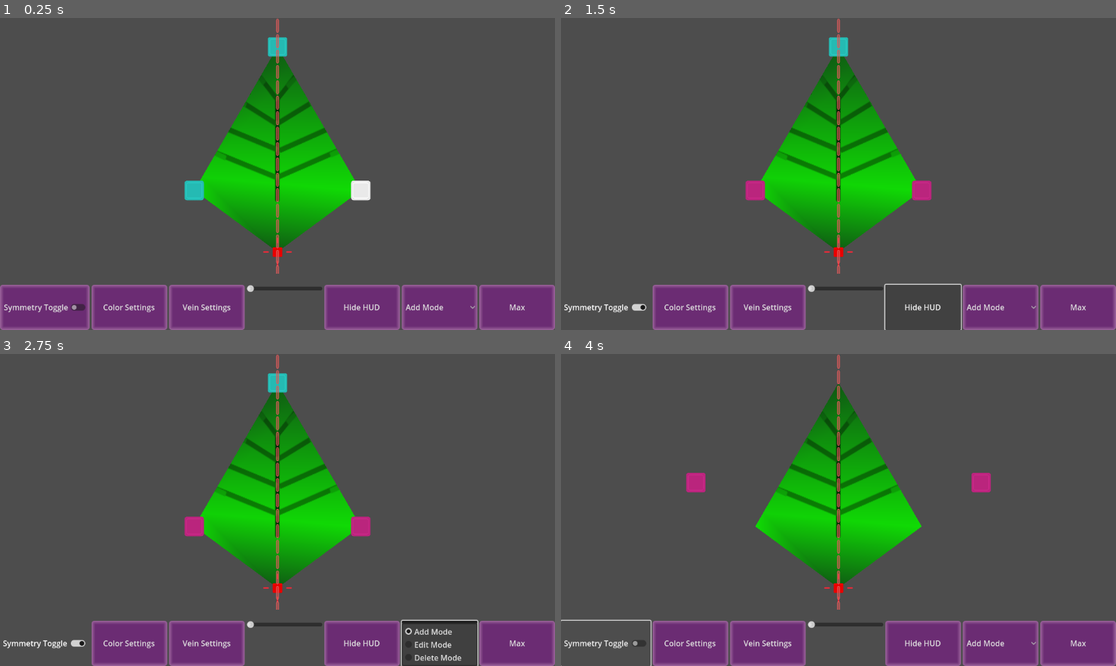
Above: before the commit, frames 1-4 (two rows, left to right).
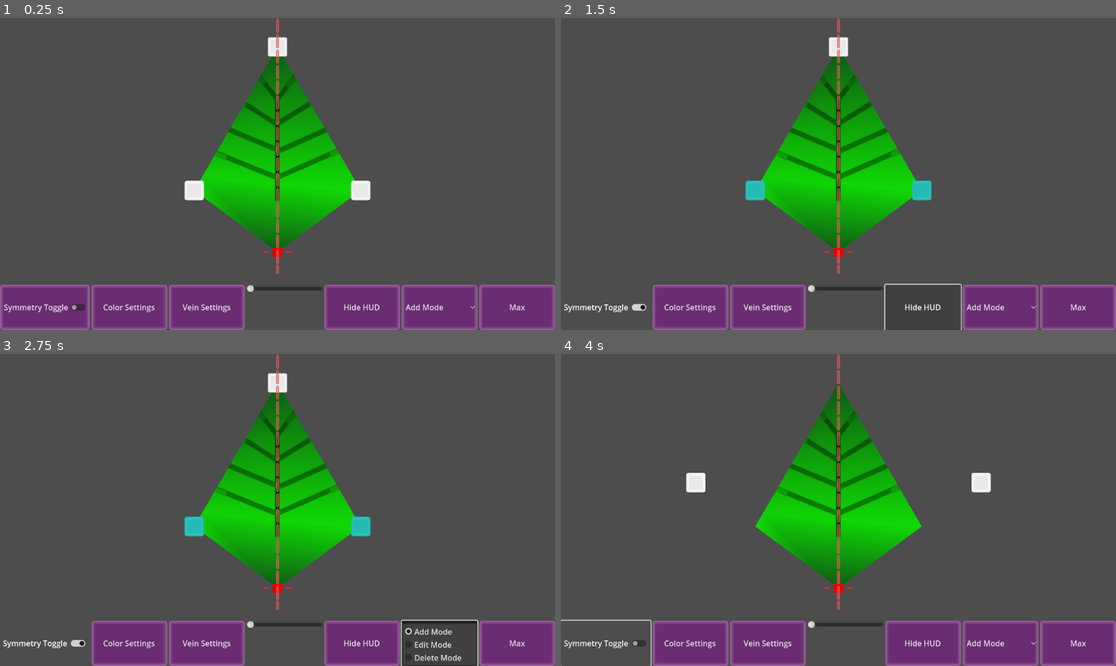
Above: after the commit, the same moments.

Repository: LettucePie/persephone
Game: Godot game, scene res://design/leafmaker.tscn
Two runs of this game, one before a commit and one after it. Both use one fixed random seed, a clock stepped at 60 frames per second and the inputs below.
Inputs:
- Up to frame 1 (0.25 s): no input
- Up to frame 2 (1.5 s): click "Symmetry Toggle" at 0.5 s; click "Hide HUD" at 1.25 s
- Up to frame 3 (2.75 s): click "Add Mode" at 2 s
- Up to frame 4 (4 s): click "Max" at 2.75 s; click "Symmetry Toggle" at 3.5 s

The runs differ from the first frame. In frame 1, 0.5% of the frame differs, in the area x 33-52%, y 6-59%; in frame 2, 0.7%, in the area x 33-67%, y 6-59%; in frame 3, 0.7%; in frame 4, 0.4%.

Commit message:
Added in symmetry pair creation

Diff:
--- a/design/leafmaker_canvas.gd
+++ b/design/leafmaker_canvas.gd
@@ -10,6 +10,7 @@
 var ui_control : Control
 enum Mode {ADD_MODE, EDIT_MODE, DELETE_MODE}
 var current_mode = Mode.ADD_MODE
+var symmetry_mode : bool = false
 var screen_size : Vector2
 var screen_pressed : bool = false
 var selected_point : Area2D
@@ -36,6 +37,8 @@
 
 	func break_pair():
 		symmetry = false
+		visual_node.set_color(Color.WHITE)
+		symmetry_pair.visual_node.set_color(Color.WHITE)
 		if symmetry_pair != null:
 			symmetry_pair.symmetry = false
 			symmetry_pair.symmetry_pair = null
@@ -62,7 +65,7 @@
 	print("Building Start of the Leaf")
 	leaf_curve = Curve2D.new()
 	leaf_curve.set_bake_interval(5)
-	add_point(leaf_origin.position, -1)
+	add_point(leaf_origin.position, -1, false)
 	print("Building Rest of the Leaf")
 	starting_leaf()
 
@@ -186,10 +189,10 @@
 	left_point.x = left_point.x * 0.7
 	var right_point = center_point
 	right_point.x = get_window().get_size().x - left_point.x
-	add_point(left_point, -1)
-	add_point(top_point, -1)
-	add_point(right_point, -1)
-	add_point(leaf_origin.position, -1)
+	add_point(left_point, -1, false)
+	add_point(top_point, -1, false)
+	add_point(right_point, -1, false)
+	add_point(leaf_origin.position, -1, false)
 
 
 func _on_table_gui_input(event):
@@ -201,9 +204,9 @@
 				print("Left Click")
 				if current_mode == Mode.ADD_MODE:
 					if leaf_curve.get_point_count() > 3:
-						detect_intersection(event.position)
+						detect_intersection(event.position, false)
 					else:
-						add_point(event.position, -1)
+						add_point(event.position, -1, false)
 				elif current_mode == Mode.EDIT_MODE:
 					pass
 				elif current_mode == Mode.DELETE_MODE:
@@ -214,7 +217,7 @@
 				print("Middle Click")
 
 
-func detect_intersection(pos : Vector2):
+func detect_intersection(pos : Vector2, sym_pair : bool):
 	print("Looking for Intersection near point ", pos)
 	var baked_points = leaf_curve.get_baked_points()
 	print("Baked Points Size: ", baked_points.size())
@@ -258,10 +261,10 @@
 		print("Intersection found at index, ", baked_intersect_index, " among baked points")
 		var intersect_index = baked_indeces.find(baked_intersect_index)
 		print("Intersect index rests between point, ", intersect_index - 1, " and ", intersect_index + 1)
-		add_point(pos, intersect_index)
-
-
-func add_point(pos : Vector2, idx : int):
+		add_point(pos, intersect_index, sym_pair)
+
+
+func add_point(pos : Vector2, idx : int, sym_pair : bool):
 	print("Add Point Called with Pos ", pos, " and idx: ", idx)
 	var leaf_point_node = leaf_point_object.instantiate()
 	leaf_point_node.spawn_node(node_scale)
@@ -279,10 +282,14 @@
 	var new_point = LeafPoint.new(leaf_point_node, false, curve_index, false, null)
 	leaf_points.insert(curve_index, new_point)
 	update_leaf_point_indeces(curve_index)
-	if leaf_points.size() % 2 == 0:
-		pair_symmetry_points()
-	else:
-		break_symmetry_points()
+	if symmetry_mode:
+		if !sym_pair:
+			print("Add in sym pair coords")
+			var center = leaf_origin.get_position().x
+			var flip = center - pos.x
+			detect_intersection(Vector2(center + flip, pos.y), true)
+		else:
+			pair_symmetry_points()
 
 
 func remove_point(leaf_point):
@@ -500,6 +507,7 @@
 
 
 func _on_ui_symmetry(mode):
+	symmetry_mode = mode
 	if mode:
 		pair_symmetry_points()
 	else:
